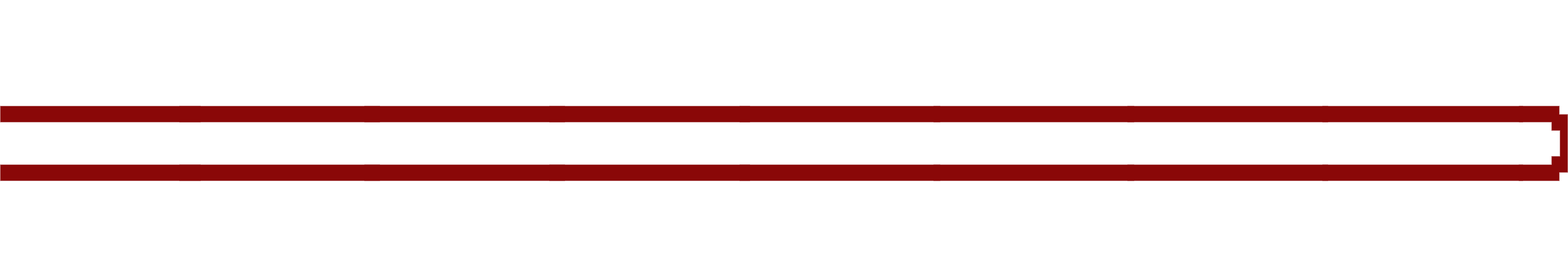
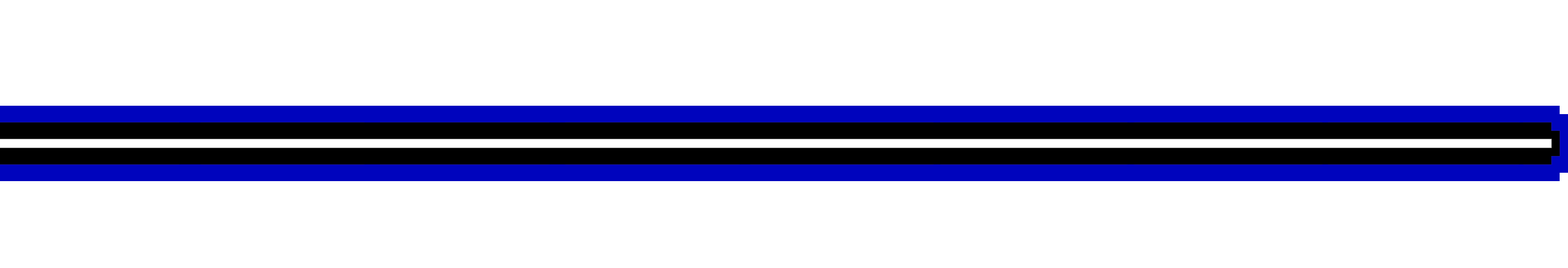
The second 1568×268 image is a revision of the first. Changes to its layers:
painted on "Layer 1 copy 7" over [0, 105, 1568, 181]
